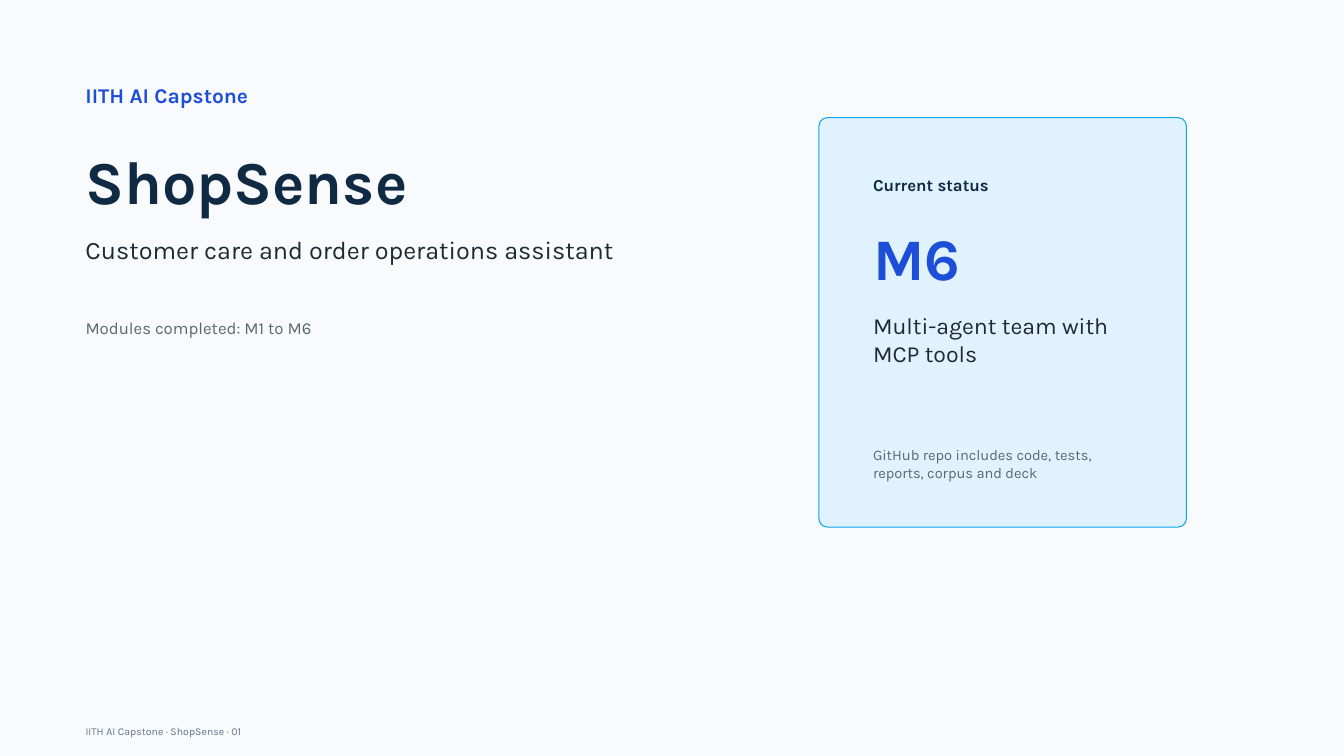
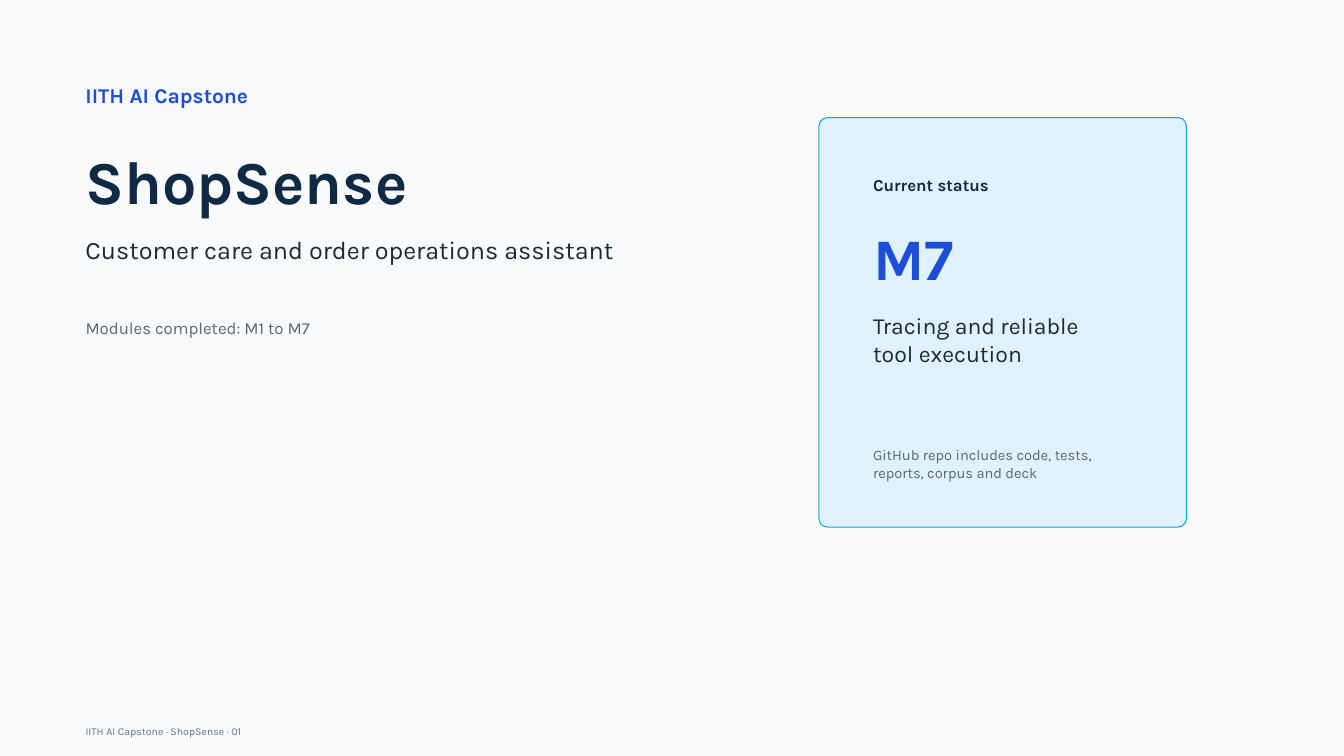
Before and after one commit to abhraj786/iith-ai-capstone-shopsense, a slide deck: slide 1 of docs/deck/iith-ai-capstone-shopsense.pptx. Drawn at 1344x756 pixels with LibreOffice and Linux fonts; fonts in the diff are those of the drawing. Boxes give left, top, right and bottom in pixels: in the first picture for what was removed or moved away, otherwise in the second. Text is boxed around its words. In the diff, an @@ line names an element or a change of style, - is before the commit and + after.

Commit message:
feat: add tracing and tool reliability

```diff
--- a/docs/deck/iith-ai-capstone-shopsense.pptx
+++ b/docs/deck/iith-ai-capstone-shopsense.pptx
@@ text at (x1=873, y1=242, x2=954, y2=280): text changed @@
-M6
+M7
@@ text at (x1=86, y1=322, x2=310, y2=338): text changed @@
-Modules completed: M1 to M6
+Modules completed: M1 to M7
@@ text at (x1=873, y1=318, x2=1078, y2=363): text changed @@
-Multi-agent team with MCP tools
+Tracing and reliable tool execution
```
Also in this commit, not shown: 15 other slides changed, 1 slide added, 11 other files.
